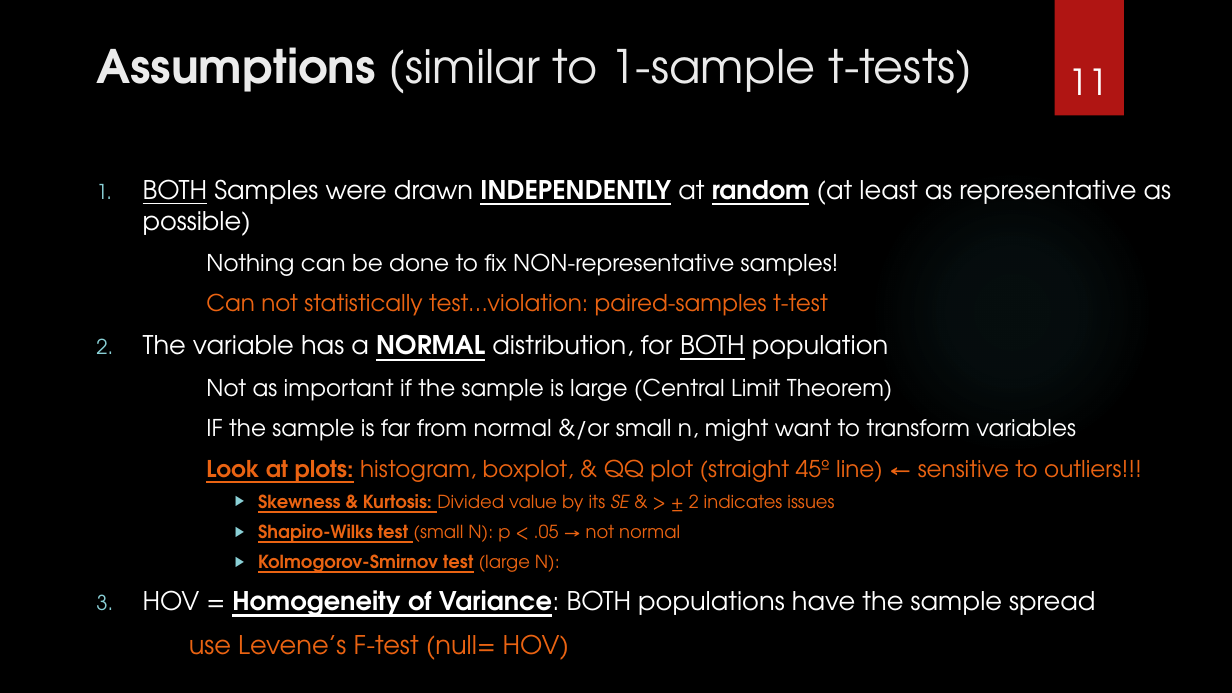
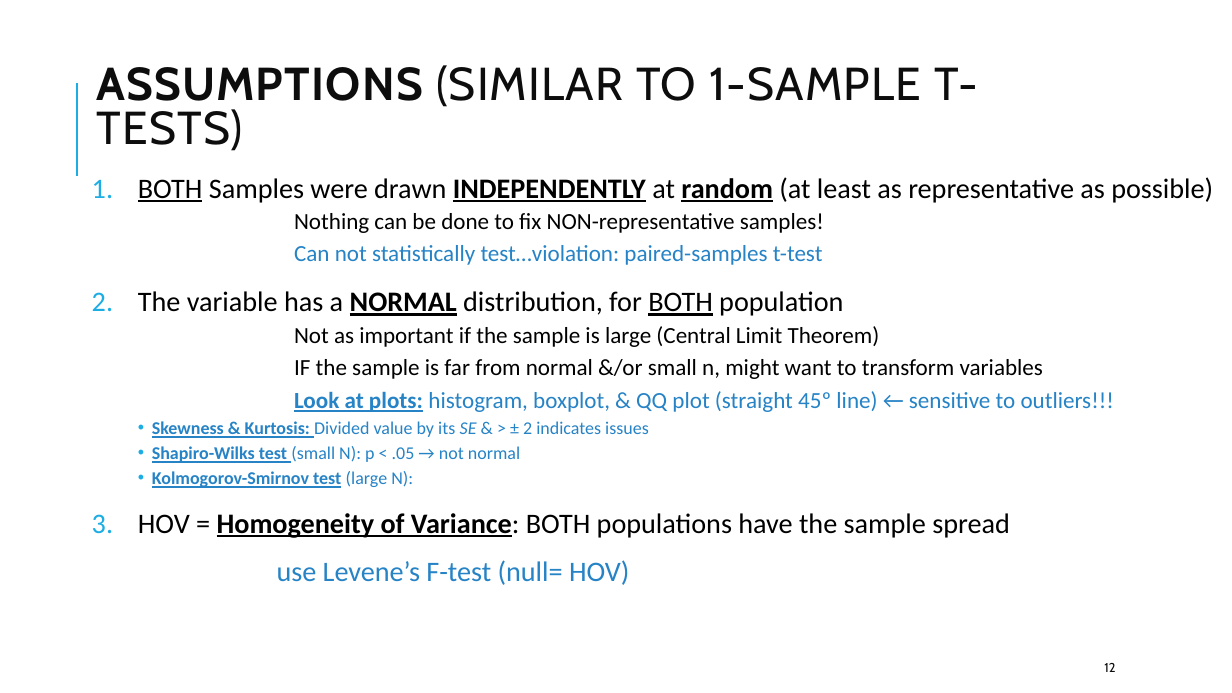
Before and after one commit to CEHS-research/PSY-6600_public, a slide deck: slide 12 of slides/ch7_t-test.pptx (slide 11 before the commit). Drawn at 1232x693 pixels with LibreOffice and Linux fonts; fonts in the diff are those of the drawing; background and template pictures are left out. Boxes give left, top, right and bottom in pixels: in the first picture for what was removed or moved away, otherwise in the second. Text is boxed around its words. In the diff, an @@ line names an element or a change of style, - is before the commit and + after.

```diff
--- a/slides/ch7_t-test.pptx
+++ b/slides/ch7_t-test.pptx
@@ background picture (left out) to #FFFFFF @@
@@ rectangle removed at [1055,0,1124,116] @@
@@ title "ASSUMPTIONS (SIMILAR TO 1-SAMPLE T-TESTS)" at [96,65,978,151]: vertical alignment top to middle @@
@@ line added from (77, 176) to (77, 83), #1CADE4 1.5 pt @@
@@ title at [96,65,978,151]: text changed; font TeX Gyre Adventor to Cabin; text colour #EBEBEB to #0D0D0D @@
-Assumptions (similar to 1-sample t-tests)
+ASSUMPTIONS (SIMILAR TO 1-SAMPLE T-TESTS)
@@ page number removed at [1069,68,1109,95] @@
-11
@@ text "BOTH Samples were drawn INDEPENDENTLY ..." at [138,177,1213,585]: size 20 to 22 pt in "BOTH Samples were drawn INDEPENDENTLY at random ...", "The variable has a NORMAL distribution, for ...", "HOV = Homogeneity of Variance: BOTH populations ...", "use Levene’s F-test (null= HOV)"; font TeX Gyre Adventor to Calibri; text colour #FFFFFF to #000000 in "BOTH Samples were drawn INDEPENDENTLY at random ...", "Nothing can be done to fix NON-representative ...", "The variable has a NORMAL distribution, for ...", "Not as important if the sample is ..." and 2 more places; text colour #EA6312 to #2683C6 in "Can not statistically test…violation: paired-samples t-test", "Look at plots: histogram, boxplot, & QQ ...", "Skewness & Kurtosis: Divided value by its ...", "Shapiro-Wilks test (small N): p < .05 ..." and 2 more places; line spacing 1 to 0.9; more space between paragraphs; bullet colour #8AD0D6 to #1CADE4; less space between paragraphs; bullet ▶ to • @@
@@ ellipse removed at [870,169,1154,454] @@
@@ page number added at [1104,663,1115,672], 10 pt, text #0D0D0D @@
+12
```
Also in this commit, not shown: 18 other slides changed, 2 slides added, 1 slide removed, 7 other files.
